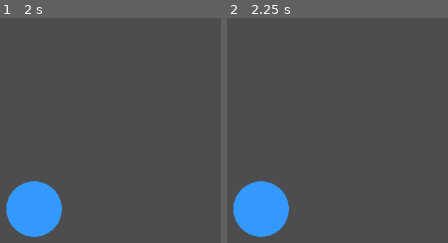
Above: before the commit, frames 1-2 (left to right).
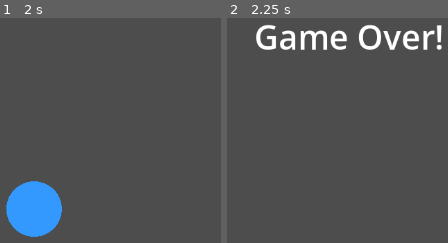
Above: after the commit, the same moments.

Repository: satyaF123/final_project
Game: Godot game, scene res://main.tscn
Same seed, same stepped clock (60 frames per second), same inputs: the game is played once before the commit and once after it.
Inputs (mouse positions are in pixels of both pictures, inside the frame that each line leads up to):
- Up to frame 1 (2 s): tap Enter at 0.5 s; move the mouse to (outside the picture) at 0.52 s; click (outside the picture) at 0.67 s; tap Space at 1.25 s; move the mouse to (outside the picture) at 1.27 s; click (outside the picture) at 1.42 s
- Up to frame 2 (2.25 s): tap Enter at 2 s; move the mouse to (outside the picture) at 2.02 s; click (outside the picture) at 2.17 s

Frame 1 is identical in both runs. In frame 2, 8.7% of the frame differs, in the area x 2-98%, y 3-98%.

Commit message:
created UI , for game over screen and added a signal if button isnt pressed

Diff:
--- a/dissapearingbutton.gd
+++ b/dissapearingbutton.gd
@@ -2,8 +2,10 @@
 
 var radius = 40.0
 
+signal missed
+
 func _ready():
-	$Timer.wait_time = 15
+	$Timer.wait_time = 2.0
 	$Timer.one_shot = true
 	$Timer.start()
 
@@ -18,4 +20,5 @@
 				queue_free()
 
 func _on_timer_timeout():
+	missed.emit()
 	queue_free()
--- a/main.gd
+++ b/main.gd
@@ -1,15 +1,26 @@
 extends Node2D
 
-const DisappearButton = preload("res://dissapearingbutton.tscn")
+const DissapearButton = preload("res://dissapearingbutton.tscn")
+
+var game_running = false
 
 func _ready():
+	$UI/Gameover.visible = false
+	game_running = true
 	spawn_button()
 
 func spawn_button():
-	var b = DisappearButton.instantiate()
+	if not game_running:
+		return
+	var b = DissapearButton.instantiate()
 	var screen = get_viewport_rect().size
 	b.position = Vector2(
 		randf_range(50, screen.x - 50),
 		randf_range(50, screen.y - 50)
 	)
+	b.missed.connect(on_button_missed)
 	add_child(b)
+
+func on_button_missed():
+	game_running = false
+	$UI/Gameover.visible = true
--- a/main.tscn
+++ b/main.tscn
@@ -4,3 +4,14 @@
 
 [node name="main" type="Node2D" unique_id=1918593358]
 script = ExtResource("1_ig7tw")
+
+[node name="UI" type="CanvasLayer" parent="." unique_id=42137755]
+
+[node name="Gameover" type="Label" parent="UI" unique_id=847196590]
+visible = false
+offset_left = 456.0
+offset_top = 291.0
+offset_right = 729.0
+offset_bottom = 358.0
+theme_override_font_sizes/font_size = 48
+text = "Game Over!"
